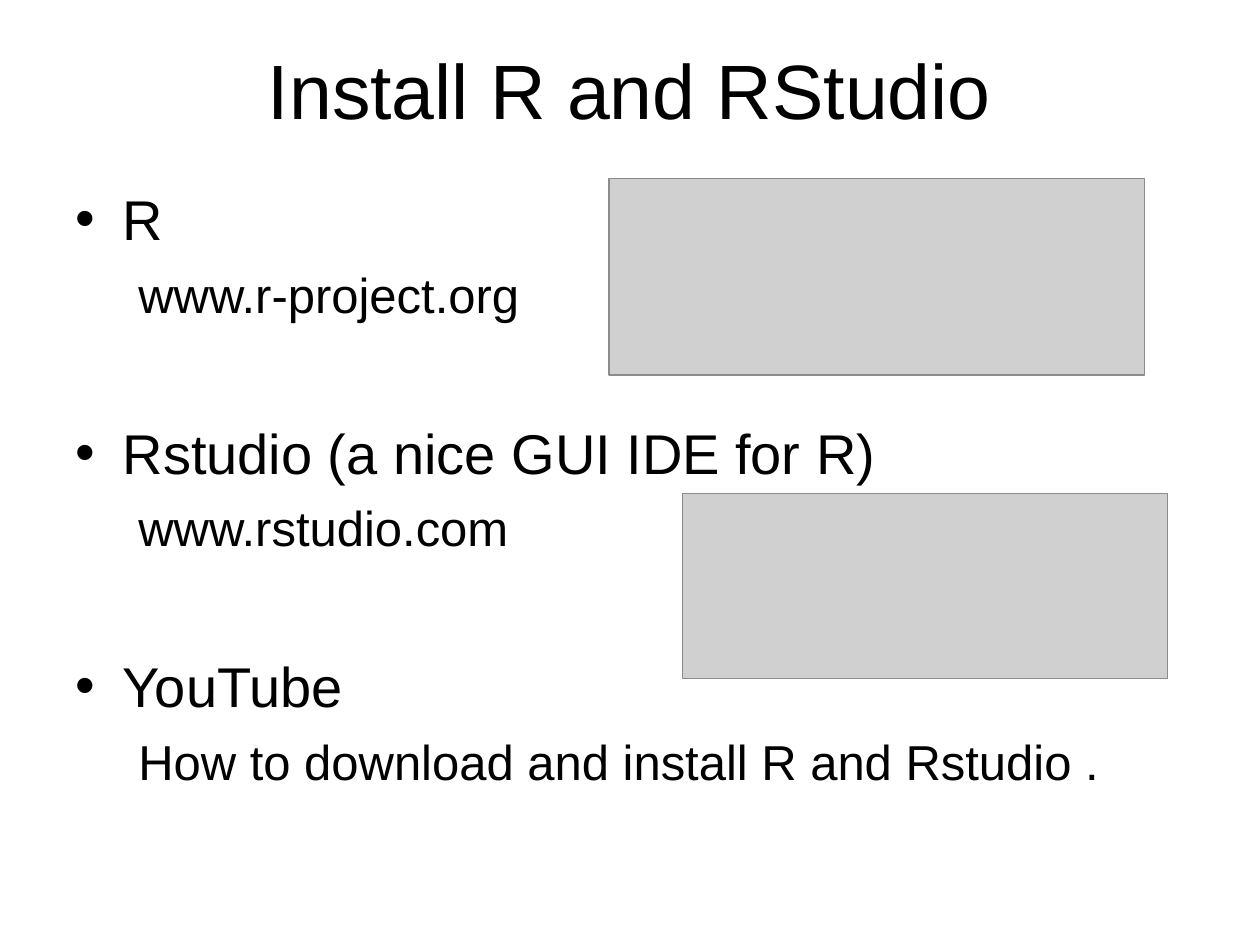
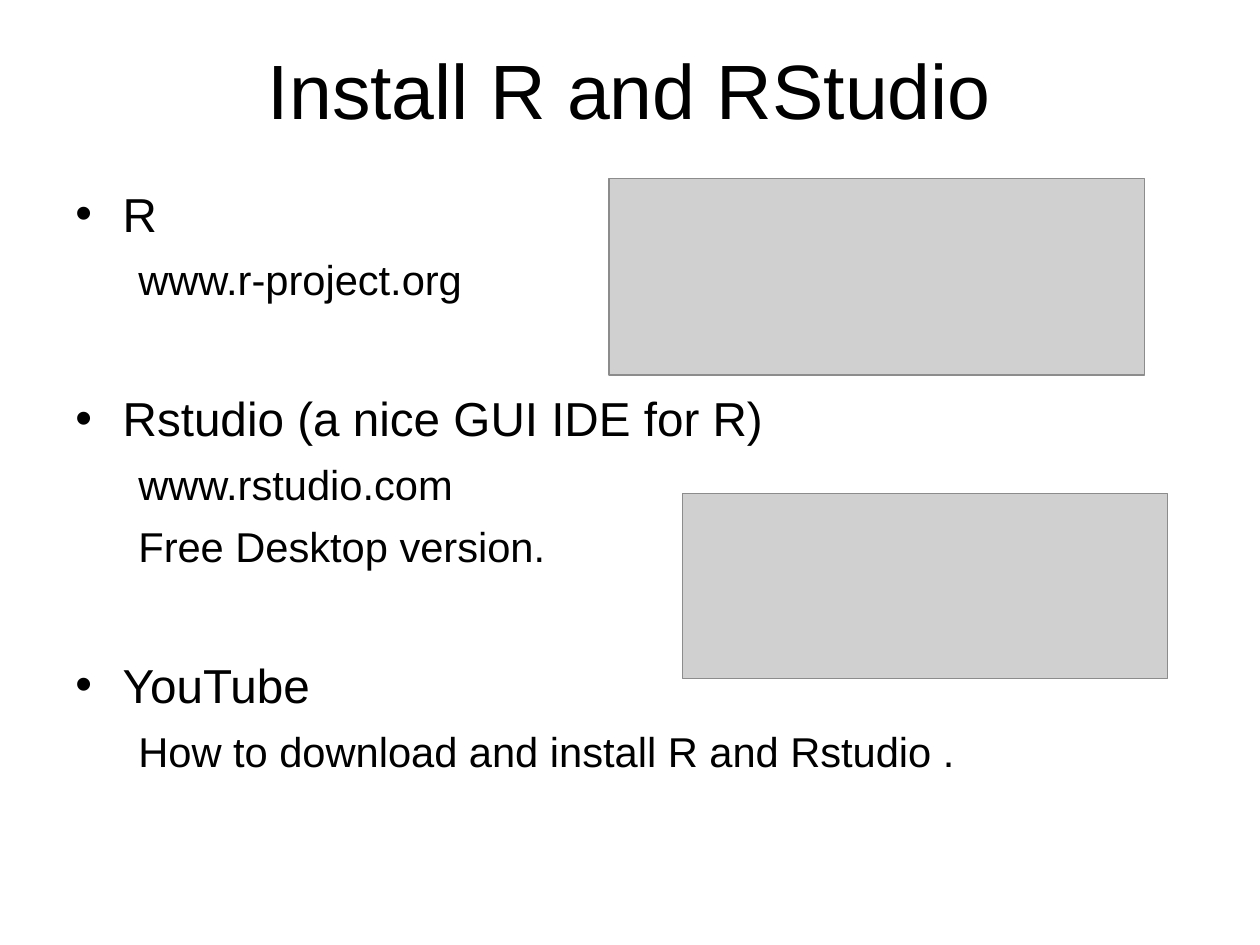
Before and after one commit to ICompBioUTC/R-bootcamp20190530, a slide deck: slide 2 of 1.students.example/Learning_R_by_metricExample.ppt. Drawn at 1260x945 pixels with LibreOffice and Linux fonts; fonts in the diff are those of the drawing; grey boxes stand for pictures. Boxes give left, top, right and bottom in pixels: in the first picture for what was removed or moved away, otherwise in the second. Text is boxed around its words. In the diff, an @@ line names an element or a change of style, - is before the commit and + after.

```diff
--- a/1.students.example/Learning_R_by_metricExample.ppt
+++ b/1.students.example/Learning_R_by_metricExample.ppt
@@ text at (123,199,931,768): size 32 to 27.2 pt in "R", "Rstudio (a nice GUI IDE for R)", "YouTube"; size 28 to 23.8 pt in "www.r-project.org", "www.rstudio.com", "How to download and install R and ..." @@
@@ text at (138,531,546,571): paragraph added @@
+  Free Desktop version.
```
Also in this commit, not shown: 1 other slide changed, 2 slides added, 2 other files.
